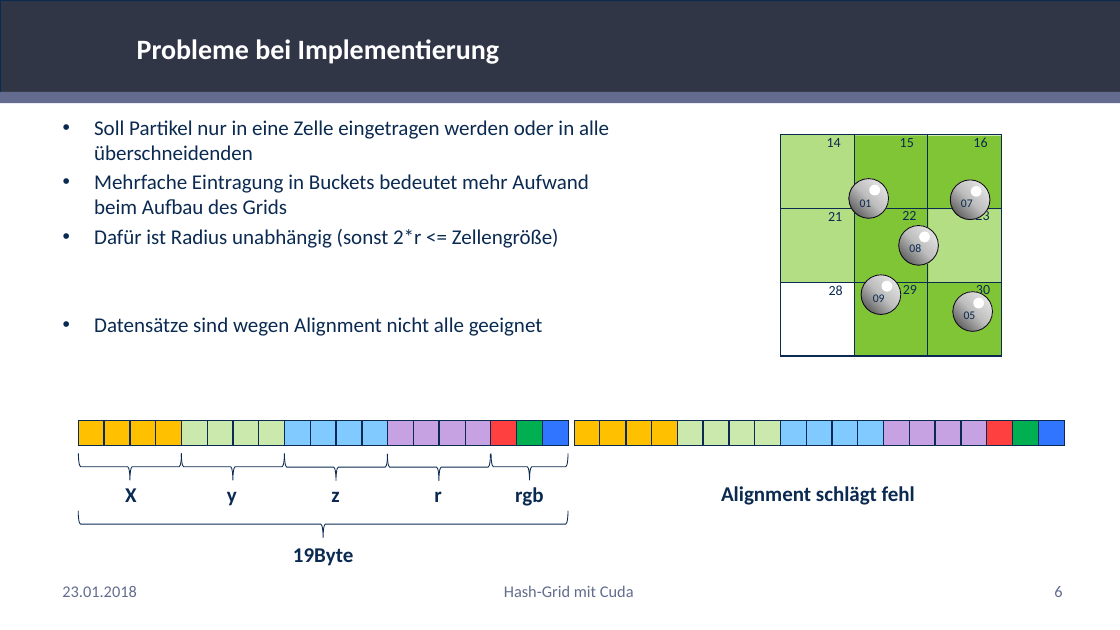
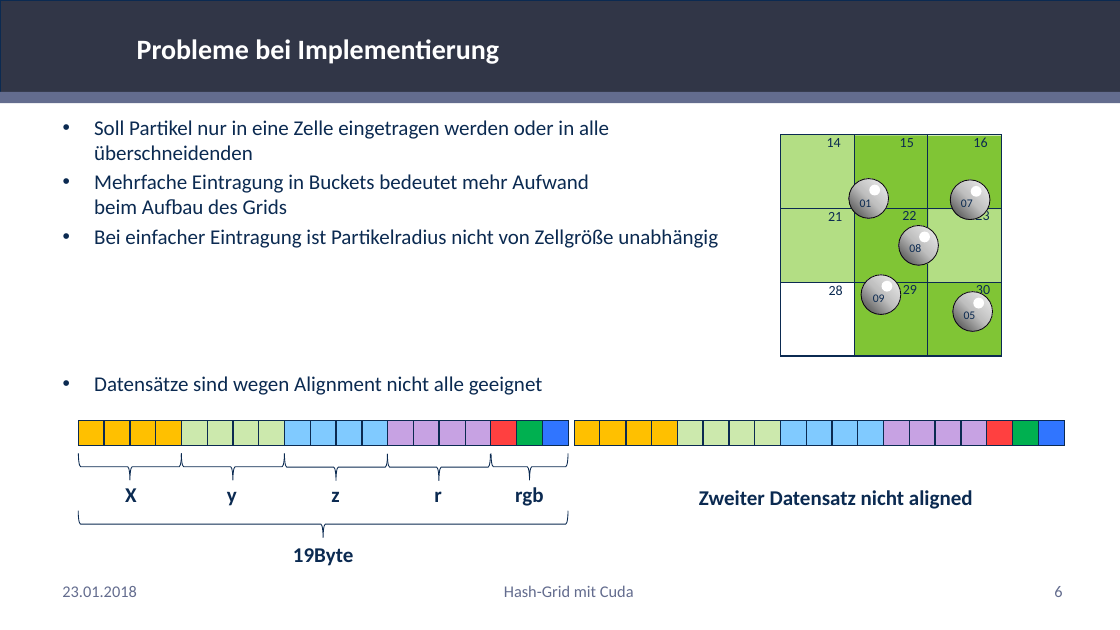
Before and after one commit to RemkeTUD/CUDA-Project-Hash-Grid, a slide deck: slide 6 of Präsentation.pptx. Drawn at 1120x630 pixels with LibreOffice and Linux fonts; fonts in the diff are those of the drawing; background and template pictures are left out. Boxes give left, top, right and bottom in pixels: in the first picture for what was removed or moved away, otherwise in the second. Text is boxed around its words. In the diff, an @@ line names an element or a change of style, - is before the commit and + after.

Commit message:
Präsentation v2

```diff
--- a/Präsentation.pptx
+++ b/Präsentation.pptx
@@ text at [94,229,718,248]: text changed @@
-• Dafür ist Radius unabhängig (sonst 2*r <= Zellengröße)
+• Bei einfacher Eintragung ist Partikelradius nicht von Zellgröße unabhängig
@@ text at [699,490,973,509]: text changed @@
-Alignment schlägt fehl
+Zweiter Datensatz nicht aligned
```
Also in this commit, not shown: 3 other slides changed.
